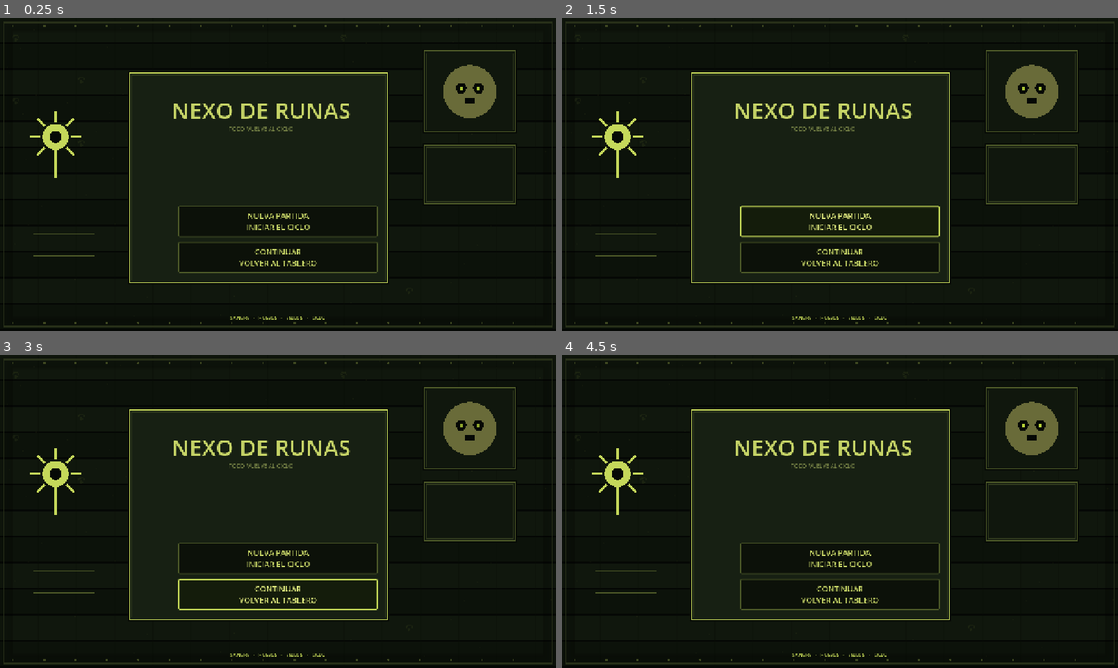
Above: before the commit, frames 1-4 (two rows, left to right).
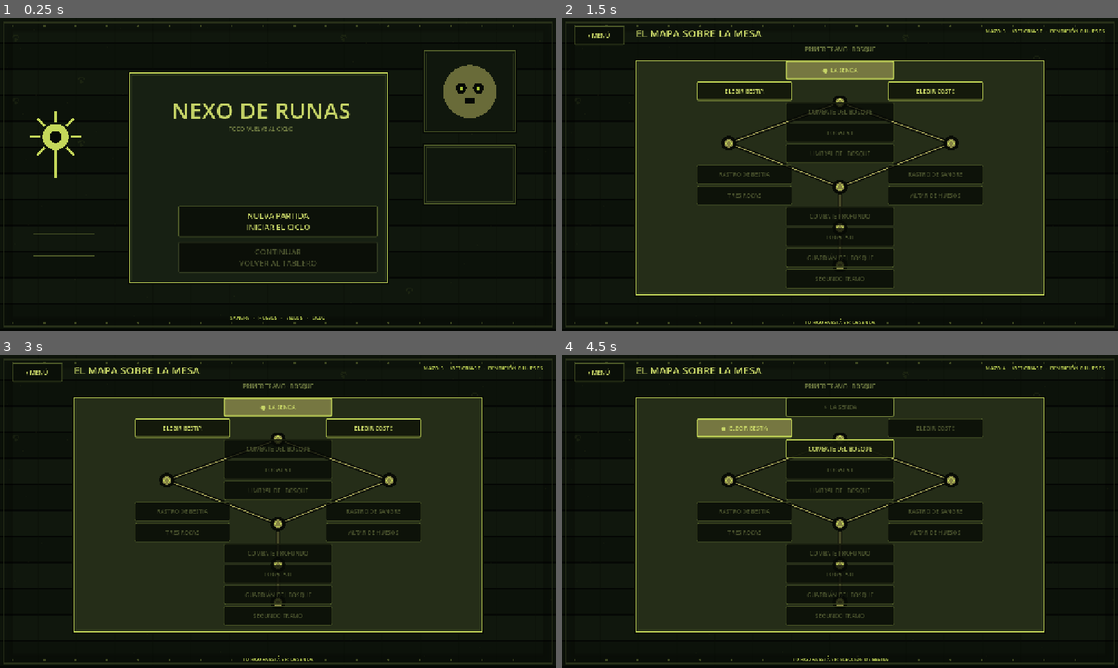
Above: after the commit, the same moments.

Repository: LoloscarPrr/Nexo-de-runas-v2
Game: Godot game, scene res://scenes/main.tscn
Two runs of this game, one before a commit and one after it. Both use one fixed random seed, a clock stepped at 60 frames per second and the inputs below.
Inputs (mouse positions are in pixels of both pictures, inside the frame that each line leads up to):
- Up to frame 1 (0.25 s): no input
- Up to frame 2 (1.5 s): click "NUEVA PARTIDA INICIAR EL CICLO" at 0.5 s; click (840, 221) at 1.25 s, where only the run before the commit has a clickable "NUEVA PARTIDA INICIAR EL CICLO"
- Up to frame 3 (3 s): click (38, 373) at 2 s, where only the run after the commit has a clickable "‹ MENÚ"; click "CONTINUAR VOLVER AL TABLERO" at 2.75 s
- Up to frame 4 (4.5 s): click (745, 426) at 3.5 s, where only the run after the commit has a clickable "ELEGIR BESTIA"; click (728, 489) at 4.27 s

The runs differ from the first frame. In frame 1, 0.4% of the frame differs, in the area x 32-68%, y 72-82%; in frame 2, 20%; in frame 3, 20%; in frame 4, 22%, in the area x 2-98%, y 2-98%.
Error before the commit: Parse Error: Could not resolve class "res://scripts/ui/immersive_campaign_view.gd". (res://scripts/ui/mockup_campaign_view.gd:1)

Commit message:
Fix strict HUD transition typing for Godot 4.3

Diff:
--- a/scripts/ui/immersive_campaign_view.gd
+++ b/scripts/ui/immersive_campaign_view.gd
@@ -37,10 +37,10 @@
 	var ox := (vw - 1536.0 * s) * 0.5
 	var oy := (vh - 864.0 * s) * 0.5
 
-	var battle_id := battle_state.get_instance_id()
-	var first_hud_frame := battle_id != _hud_battle_id
-	var scale_delta := 0
-	var bones_delta := 0
+	var battle_id: int = int(battle_state.get_instance_id())
+	var first_hud_frame: bool = battle_id != _hud_battle_id
+	var scale_delta: int = 0
+	var bones_delta: int = 0
 	if first_hud_frame:
 		_hud_battle_id = battle_id
 		_hud_last_scale = battle_state.scale
